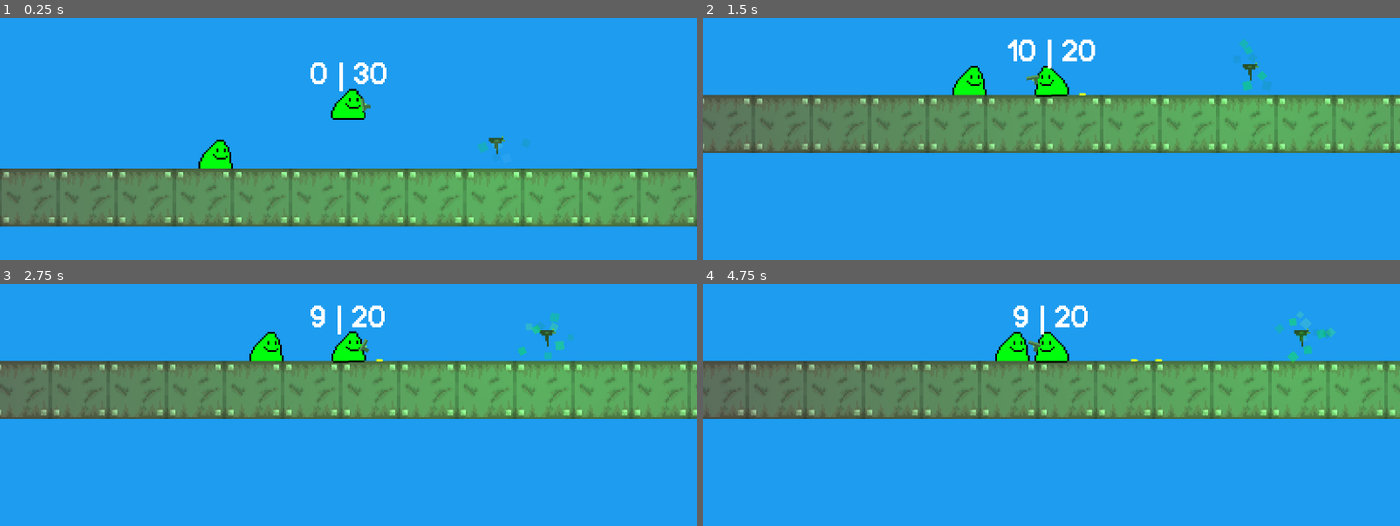
Above: before the commit, frames 1-4 (two rows, left to right).
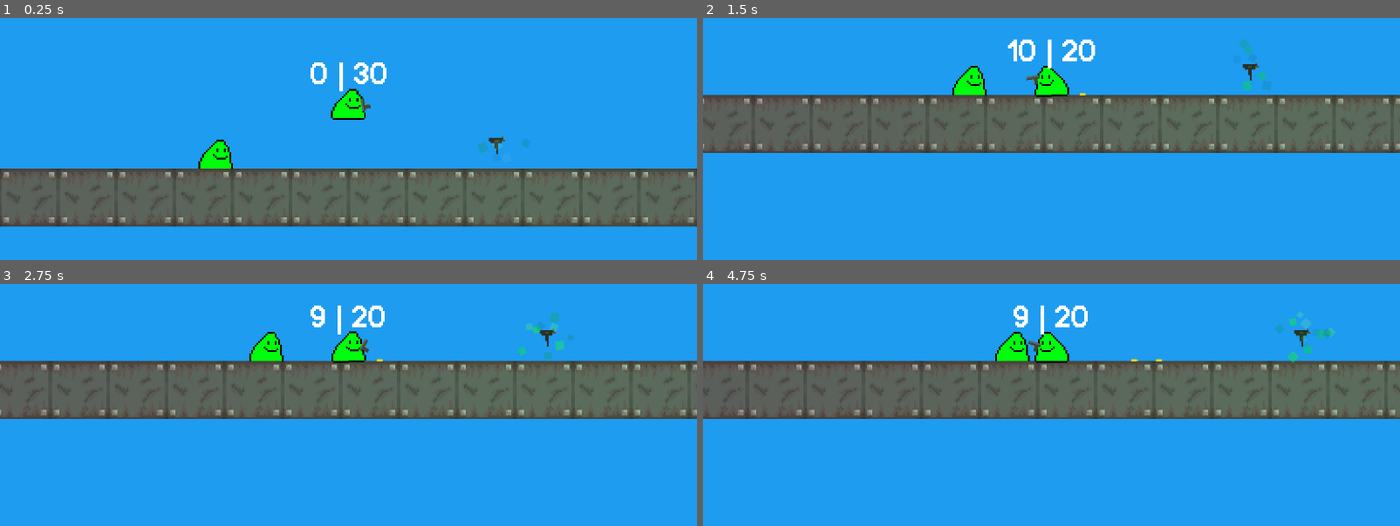
Above: after the commit, the same moments.

Repository: a0fefd/blobs-with-guns-remastered
Game: Godot game, scene res://scenes/levels/world.tscn
The game is run twice, just before and just after one commit, with the same random seed, the same clock (stepped at 60 frames per second) and the same inputs.
Inputs (mouse positions are in pixels of both pictures, inside the frame that each line leads up to):
- Up to frame 1 (0.25 s): no input
- Up to frame 2 (1.5 s): move the mouse to (1204, 61) at 0.52 s; press the mouse at (1204, 61) at 0.53 s; move the mouse to (912, 100) at 1.27 s; release the mouse at (912, 100) at 1.28 s; tap F (focus) at 1.35 s
- Up to frame 3 (2.75 s): move the mouse to (outside the picture) at 2.02 s; tap Mouse wheel up (next_gun) at 2.1 s
- Up to frame 4 (4.75 s): tap Enter at 2.75 s; move the mouse to (1016, 424) at 2.77 s; tap Mouse wheel down (prev_gun) at 2.85 s; move the mouse to (1260, 405) at 3.52 s; press the mouse at (1260, 405) at 3.53 s; move the mouse to (842, 288) at 4.27 s; release the mouse at (842, 288) at 4.28 s; tap F (focus) at 4.35 s

The runs differ from the first frame. In frame 1, 23% of the frame differs, in the area x 0-100%, y 33-86%; in frame 2, 21%; in frame 3, 21%; in frame 4, 20%.

Commit message:
Make pickup light less bright

Diff:
--- a/scenes/guns/pickup.tscn
+++ b/scenes/guns/pickup.tscn
@@ -19,6 +19,7 @@
 
 [node name="PointLight2D" type="PointLight2D" parent="."]
 color = Color(0, 1, 0.0470588, 1)
+energy = 0.2
 texture = ExtResource("2_jiq6v")
 
 [node name="CPUParticles2D" type="CPUParticles2D" parent="."]
